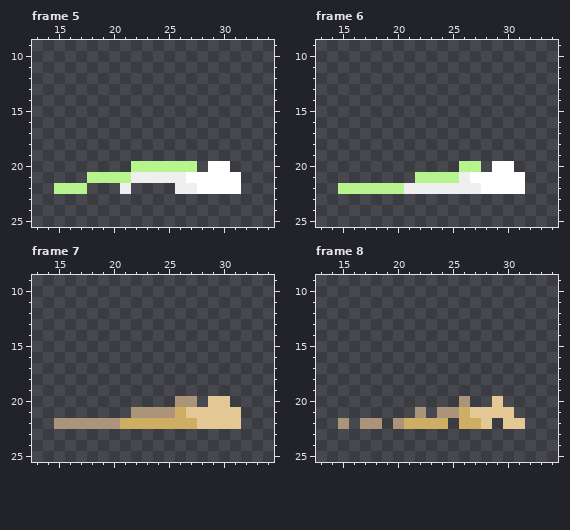
Pixel-art file, stored at assets/Flowers/Jewelweed/jewelweed_cut_decay.ase. Above: the version before the commit.
40x32 pixels, 11 frames. Shown: frame 5: x 13..34, y 9..25; frame 6: x 13..34, y 9..25; frame 7: x 13..34, y 9..25; frame 8: x 13..34, y 9..25. The commit also changed other frames, which this record leaves out.
New version:
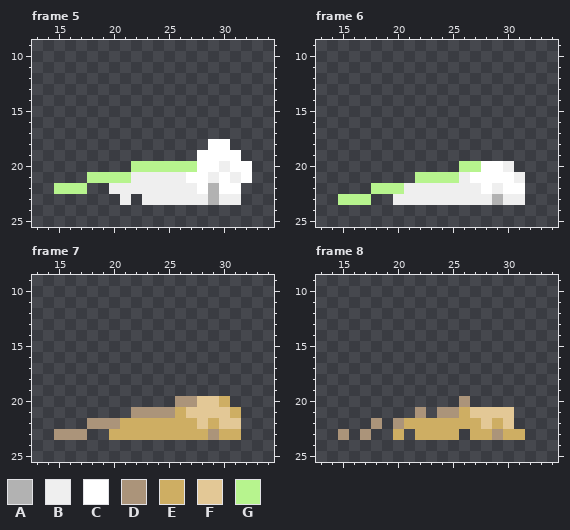
Palette (. is transparent): A #b2b2b2  B #efefef  C #ffffff  D #ab947a  E #ceae63  F #e3c896  G #b7f48e
The edit:
Frame 5, layer "Petals":
y 18: x 29..30 .. -> CC
y 19: x 28..31 .... -> CCCC
y 20: x 28 . -> C; x 30..32 C.. -> BCC
y 21: x 29 C -> B; x 31..32 C. -> BC
y 22: x 20 . -> B; x 22..25 .... -> BBBB; x 29 C -> A
y 23: x 21 . -> B; x 23..31 ......... -> BBBBBBABB
Frame 6, layers "Petals", "Flower":
y 20: x 28 . -> C; x 30 C -> B
y 21: x 31 C -> B
y 22: x 15..17 GGG -> ...; x 29 C -> B
y 23: x 15..17 ... -> GGG; x 20..31 ............ -> BBBBBBBBBABB
Frame 7, layers "Petals", "Flower":
y 20: x 28 . -> F; x 30 F -> E
y 21: x 31 F -> E
y 22: x 15..17 DDD -> ...; x 29 F -> E
y 23: x 15..17 ... -> DDD; x 20..31 ............ -> EEEEEEEEEDEE
Frame 8, layers "Petals", "Flower":
y 20: x 29 F -> .
y 22: x 15 D -> .; x 17 D -> .; x 25 . -> E; x 29 . -> E; x 31 F -> .
y 23: x 15 . -> D; x 17 . -> D; x 20 . -> E; x 22..25 .... -> EEEE; x 27..31 ..... -> EEDEE
Changed places in both pictures, as pixel boxes (x1, y1, x2, y2):
changed: (109, 139, 252, 205)
changed: (338, 161, 525, 205)
changed: (54, 396, 241, 440)
changed: (338, 396, 525, 440)
